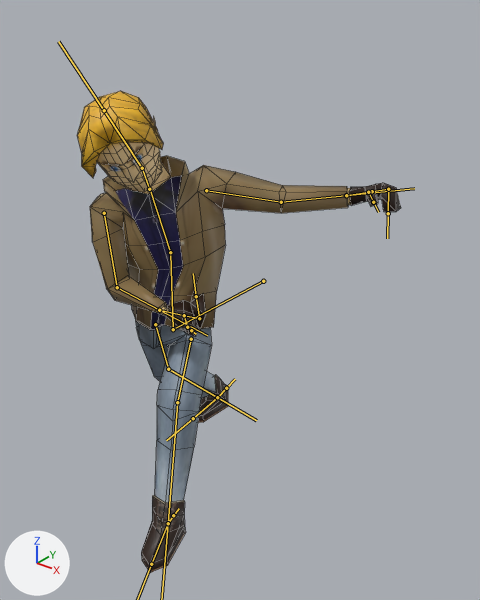
What one commit did to the FBX model res/models/gy/gy.fbx.
One viewpoint serves both versions: a camera (50 mm lens) standing at (19.7, -17.02, 17.96) and looking at (6.8, -0.89, 7.96). The axes (+X, +Y, +Z) are drawn at lower left. The lights are the same throughout. Both versions are drawn at frame 1 of the action 'Armature|Plane.102Action'; the numbers are the values there. The bones that bend it are drawn over the model as lines. Mesh edges are drawn as thin lines.
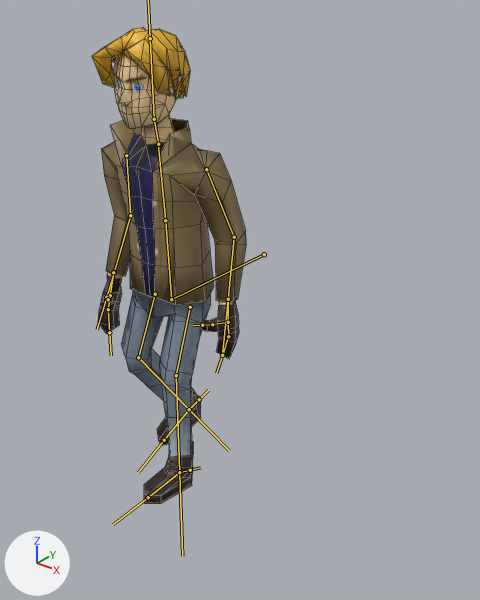
The change, as a list of edits to the scene's bpy script:
```text
Change bone_root:
    where bone_root = bpy.data.objects['Armature'].pose.bones['Root']
    bone_root.location: (0.0, 0.0, 0.5) -> (0.0, 0.0, 0.08)
Change bone_stomach:
    where bone_stomach = bpy.data.objects['Armature'].pose.bones['stomach']  # child of 'Root'
    bone_stomach.rotation_quaternion: (1.0, 0.0, 0.0, 0.0) -> (1.0, 0.026, 0.0, 0.0)  # degrees (0, 0, 0) -> degrees (3, 0, 0)
Change bone_chest:
    where bone_chest = bpy.data.objects['Armature'].pose.bones['chest']  # child of 'stomach'
    bone_chest.rotation_quaternion: (0.921, 0.149, 0.356, 0.059) -> (1.0, -0.001, 0.02, 0.008)  # degrees (24, 40, 16) -> degrees (0, 2, 1)
Change bone_head:
    where bone_head = bpy.data.objects['Armature'].pose.bones['head']  # child of 'neck'
    bone_head.rotation_quaternion: (0.99, 0.103, 0.0, 0.094) -> (1.0, -0.019, 0.0, -0.017)  # degrees (12, -1, 11) -> degrees (-2, 0, -2)
Change bone_upper_arm_r:
    where bone_upper_arm_r = bpy.data.objects['Armature'].pose.bones['upper_arm.r']  # child of 'chest'
    bone_upper_arm_r.rotation_quaternion: (0.791, 0.463, -0.303, 0.262) -> (0.875, 0.054, -0.271, 0.398)  # degrees (56, -46, 11) -> degrees (-8, -31, 51)
Change bone_lower_arm_r:
    where bone_lower_arm_r = bpy.data.objects['Armature'].pose.bones['lower_arm.r']  # child of 'upper_arm.r'
    bone_lower_arm_r.rotation_quaternion: (0.859, 0.501, 0.0, -0.103) -> (0.941, 0.332, 0.0, -0.068)  # degrees (60, 6, -10) -> degrees (39, 3, -7)
Change bone_upper_arm_l:
    where bone_upper_arm_l = bpy.data.objects['Armature'].pose.bones['upper_arm.l']  # child of 'chest'
    bone_upper_arm_l.rotation_quaternion: (0.864, 0.091, -0.494, 0.023) -> (0.837, 0.05, 0.348, -0.42)  # degrees (15, -59, -6) -> degrees (-15, 39, -59)
Change bone_lower_arm_l:
    where bone_lower_arm_l = bpy.data.objects['Armature'].pose.bones['lower_arm.l']  # child of 'upper_arm.l'
    bone_lower_arm_l.rotation_quaternion: (0.99, 0.137, 0.0, 0.028) -> (0.98, 0.197, 0.0, 0.039)  # degrees (16, 0, 3) -> degrees (23, -1, 4)
Change bone_upper_leg_r:
    where bone_upper_leg_r = bpy.data.objects['Armature'].pose.bones['upper_leg.r']  # child of 'Root'
    bone_upper_leg_r.location: (0.0, 0.0, 0.0) -> (0.0, -0.01, -0.03)
    bone_upper_leg_r.rotation_quaternion: (0.982, -0.188, -0.013, -0.032) -> (0.989, 0.142, -0.002, -0.026)  # degrees (-22, -2, -3) -> degrees (16, 0, -3)
Change bone_lower_leg_r:
    where bone_lower_leg_r = bpy.data.objects['Armature'].pose.bones['lower_leg.r']  # child of 'upper_leg.r'
    bone_lower_leg_r.rotation_quaternion: (0.984, -0.176, 0.0, 0.017) -> (0.916, -0.399, 0.0, 0.038)  # degrees (-20, 0, 2) -> degrees (-47, 2, 4)
Change bone_upper_leg_l:
    where bone_upper_leg_l = bpy.data.objects['Armature'].pose.bones['upper_leg.l']  # child of 'Root'
    bone_upper_leg_l.location: (0.0, 0.0, 0.0) -> (0.0, -0.03, 0.0)
    bone_upper_leg_l.rotation_quaternion: (0.856, 0.454, -0.205, 0.135) -> (0.988, 0.152, -0.006, 0.005)  # degrees (55, -28, 3) -> degrees (17, -1, 0)
Change bone_lower_leg_l:
    where bone_lower_leg_l = bpy.data.objects['Armature'].pose.bones['lower_leg.l']  # child of 'upper_leg.l'
    bone_lower_leg_l.rotation_quaternion: (0.951, -0.309, 0.0, -0.032) -> (0.993, -0.121, 0.0, -0.013)  # degrees (-36, -1, -3) -> degrees (-14, 0, -1)
Change bone_foot_ik_r:
    where bone_foot_ik_r = bpy.data.objects['Armature'].pose.bones['foot_ik.r']
    bone_foot_ik_r.location: (-0.1, 1.31, 0.01) -> (0.0, 0.54, 0.25)
    bone_foot_ik_r.rotation_quaternion: (0.949, 0.317, 0.0, 0.0) -> (0.959, 0.285, -0.005, 0.0)  # degrees (37, 0, 0) -> degrees (33, -1, 0)
Change bone_foot1_r:
    where bone_foot1_r = bpy.data.objects['Armature'].pose.bones['foot1.r']  # child of 'foot_ik.r'
    bone_foot1_r.rotation_quaternion: (0.951, 0.31, 0.0, 0.0) -> (0.991, 0.133, 0.0, 0.0)  # degrees (36, 0, 0) -> degrees (15, 0, 0)
Change bone_hand_ik_r:
    where bone_hand_ik_r = bpy.data.objects['Armature'].pose.bones['hand_ik.r']
    bone_hand_ik_r.location: (2.53, -0.8, -0.74) -> (1.24, -0.32, -0.79)
    bone_hand_ik_r.rotation_quaternion: (0.546, 0.408, -0.7, -0.213) -> (0.819, -0.18, -0.538, 0.079)  # degrees (113, -36, -95) -> degrees (-47, -59, 38)
Change bone_hand2_r:
    where bone_hand2_r = bpy.data.objects['Armature'].pose.bones['hand2.r']  # child of 'hand1.r'
    bone_hand2_r.rotation_quaternion: (0.525, -0.472, -0.11, 0.699) -> (0.985, 0.007, 0.071, 0.159)  # degrees (-51, 33, 90) -> degrees (2, 8, 18)
Change bone_foot_ik_l:
    where bone_foot_ik_l = bpy.data.objects['Armature'].pose.bones['foot_ik.l']
    bone_foot_ik_l.location: (0.51, -1.1, -0.02) -> (-0.01, -0.35, -0.01)
    bone_foot_ik_l.rotation_quaternion: (0.976, 0.0, -0.004, 0.22) -> (0.999, -0.04, 0.0, 0.0)  # degrees (0, 0, 25) -> degrees (-5, 0, 0)
Change bone_hand_ik_l:
    where bone_hand_ik_l = bpy.data.objects['Armature'].pose.bones['hand_ik.l']
    bone_hand_ik_l.location: (-0.33, 1.06, 0.36) -> (-1.24, 0.08, -0.84)
    bone_hand_ik_l.rotation_quaternion: (0.822, -0.359, -0.407, 0.171) -> (0.88, -0.028, 0.473, -0.019)  # degrees (-61, -33, 43) -> degrees (-7, 56, -6)
Change bone_hand2_l:
    where bone_hand2_l = bpy.data.objects['Armature'].pose.bones['hand2.l']  # child of 'hand1.l'
    bone_hand2_l.rotation_quaternion: (0.694, 0.079, 0.197, -0.688) -> (0.99, 0.001, -0.013, -0.139)  # degrees (-10, 23, -91) -> degrees (0, -1, -16)
Change bone_thumb2_l:
    where bone_thumb2_l = bpy.data.objects['Armature'].pose.bones['thumb2.l']  # child of 'thumb1.l'
    bone_thumb2_l.rotation_quaternion: (0.855, -0.117, 0.115, 0.491) -> (1.0, 0.0, 0.0, 0.0)  # degrees (-5, 18, 59) -> degrees (0, 0, 0)
```

What differs and where, as boxes [x1, y1, x2, y2] in the pictures (480 x 600 px):
'Plane', posed (52% narrower): before [77, 91, 401, 573]; after [92, 27, 246, 504]
bone 'Root', root to tip: before (263, 281) to (172, 330); after (264, 254) to (170, 300)
bone 'stomach', root to tip: before (173, 329) to (170, 252); after (171, 299) to (165, 220)
bone 'chest', root to tip: before (170, 252) to (149, 188); after (165, 220) to (158, 143)
bone 'head', root to tip: before (142, 168) to (104, 110); after (154, 119) to (150, 38)
bone 'upper_arm.r', root to tip: before (104, 213) to (117, 287); after (126, 155) to (130, 215)
bone 'lower_arm.r', root to tip: before (117, 287) to (159, 310); after (130, 215) to (114, 272)
bone 'upper_arm.l', root to tip: before (206, 190) to (281, 202); after (206, 169) to (234, 237)
bone 'lower_arm.l', root to tip: before (281, 202) to (346, 195); after (234, 237) to (228, 299)
bone 'upper_leg.r', root to tip: before (155, 324) to (168, 369); after (155, 294) to (138, 357)
bone 'lower_leg.r', root to tip: before (168, 369) to (217, 397); after (138, 357) to (189, 409)
bone 'upper_leg.l', root to tip: before (191, 339) to (177, 402); after (190, 307) to (176, 375)
bone 'lower_leg.l', root to tip: before (177, 402) to (168, 523); after (176, 375) to (179, 472)
bone 'foot_ik.r', root to tip: before (217, 397) to (218, 397); after (189, 409) to (189, 408)
bone 'foot1.r', root to tip: before (217, 397) to (193, 418); after (189, 409) to (164, 440)
bone 'hand_ik.r', root to tip: before (159, 310) to (159, 309); after (114, 272) to (114, 272)
bone 'hand2.r', root to tip: before (199, 318) to (196, 296); after (108, 309) to (109, 332)
bone 'foot_ik.l', root to tip: before (168, 523) to (168, 523); after (179, 472) to (180, 472)
bone 'hand_ik.l', root to tip: before (346, 195) to (346, 196); after (228, 299) to (228, 298)
bone 'hand2.l', root to tip: before (388, 189) to (388, 213); after (228, 336) to (222, 355)
bone 'thumb2.l', root to tip: before (368, 192) to (373, 202); after (212, 324) to (202, 325)
